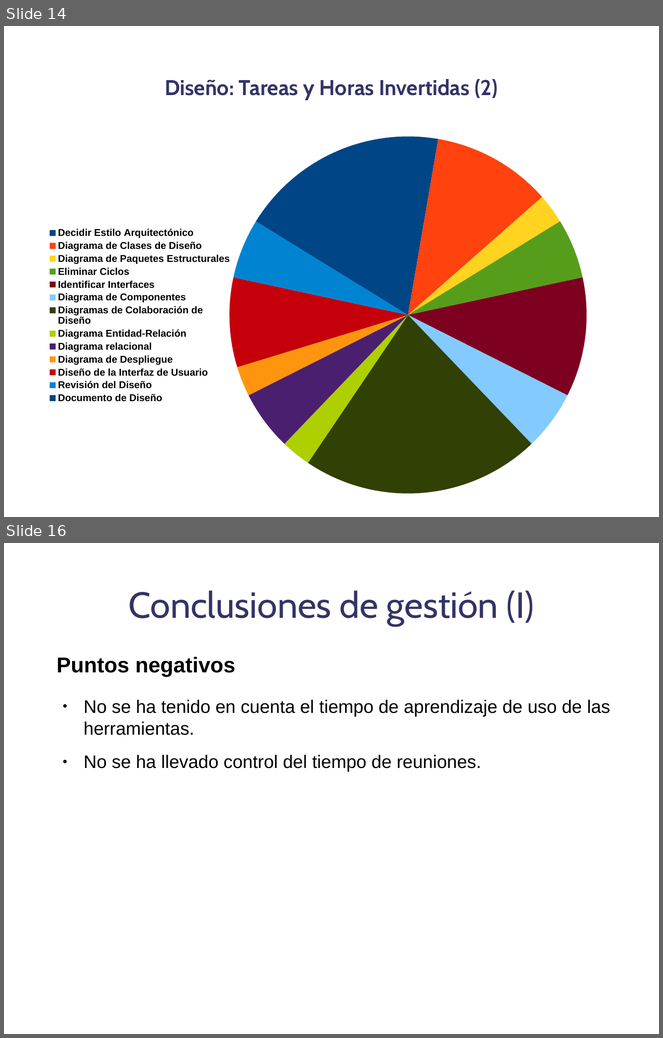
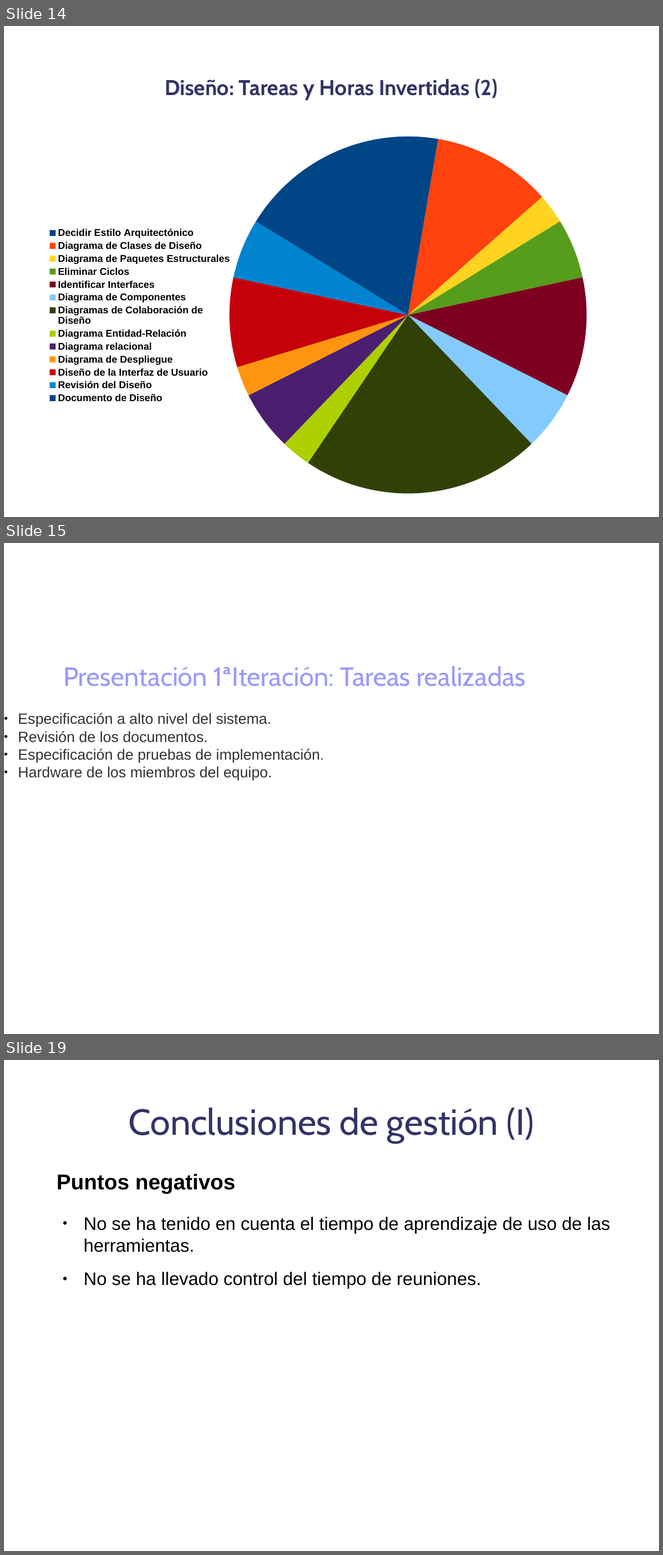
Before and after one commit to danoco78/touchteam, a slide deck: 1_iteracion/Planificación/Presentacion.odp. Shown one above the other, each under a label of ours: slides 14 and 16 before the commit, slides 14, 15 and 19 after it; the slides between them are not shown. The pictures are 663x1038 and 663x1555 pixels, drawn with LibreOffice and Linux fonts; fonts in the diff are those of the drawing; background and template pictures are left out. Boxes give left, top, right and bottom in pixels: in the first picture for what was removed or moved away, otherwise in the second. Text is boxed around its words. In the diff, an @@ line names an element or a change of style, - is before the commit and + after.

```diff
--- a/1_iteracion/Planificación/Presentacion.odp
+++ b/1_iteracion/Planificación/Presentacion.odp
@@ slide 15 added at [4, 543, 659, 1034], background picture (left out) @@
@@ text added at [18, 666, 526, 781], 18 pt, text #333333 @@
+Presentación 1ªIteración: Tareas realizadas
+            ● Especificación a alto nivel del sistema.
+            ● Revisión de los documentos.
+            ● Especificación de pruebas de implementación.
+            ● Hardware de los miembros del equipo.
@@ what was slide 16 is now slide 19 @@
```
Also in this commit, not shown: 5 slides changed, 15 other slides added, 1 slide removed.
